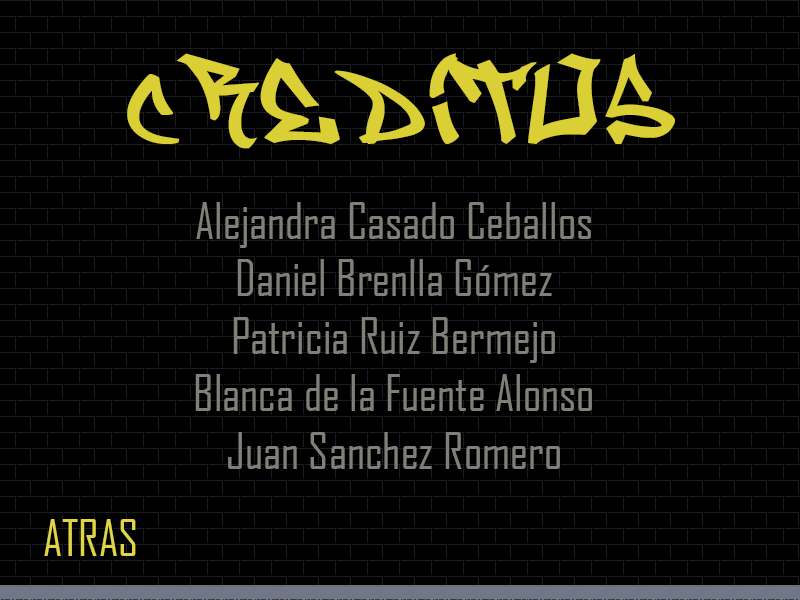
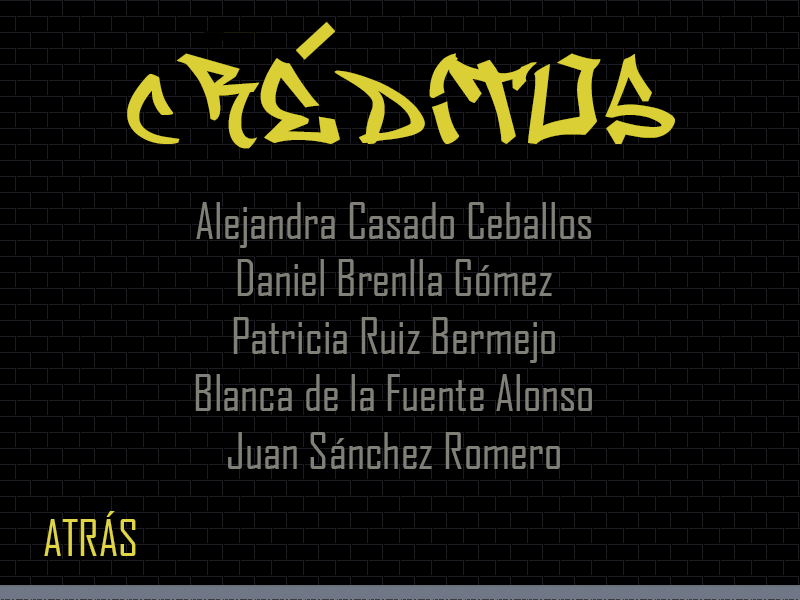
Layer changes from the first 800 x 600 image to the second:
renamed "ATRAS" to "ATRÁS", painted on it over [100, 511, 117, 556]
painted on "Alejandra Casado Ceballos Daniel Brenlla Gómez Patricia Ruiz Be" over [331, 438, 345, 469]
added layer "Capa 35" in group "Wall" over [296, 21, 335, 60]
painted on "Capa 23" over [204, 22, 261, 41]
